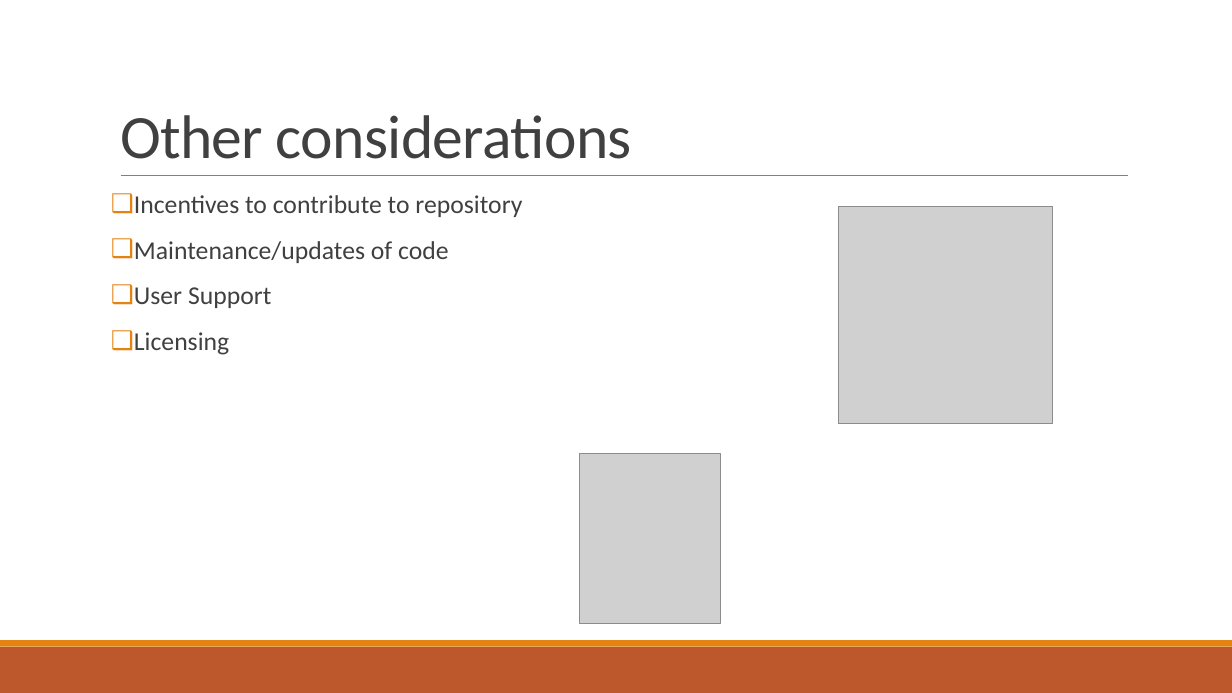
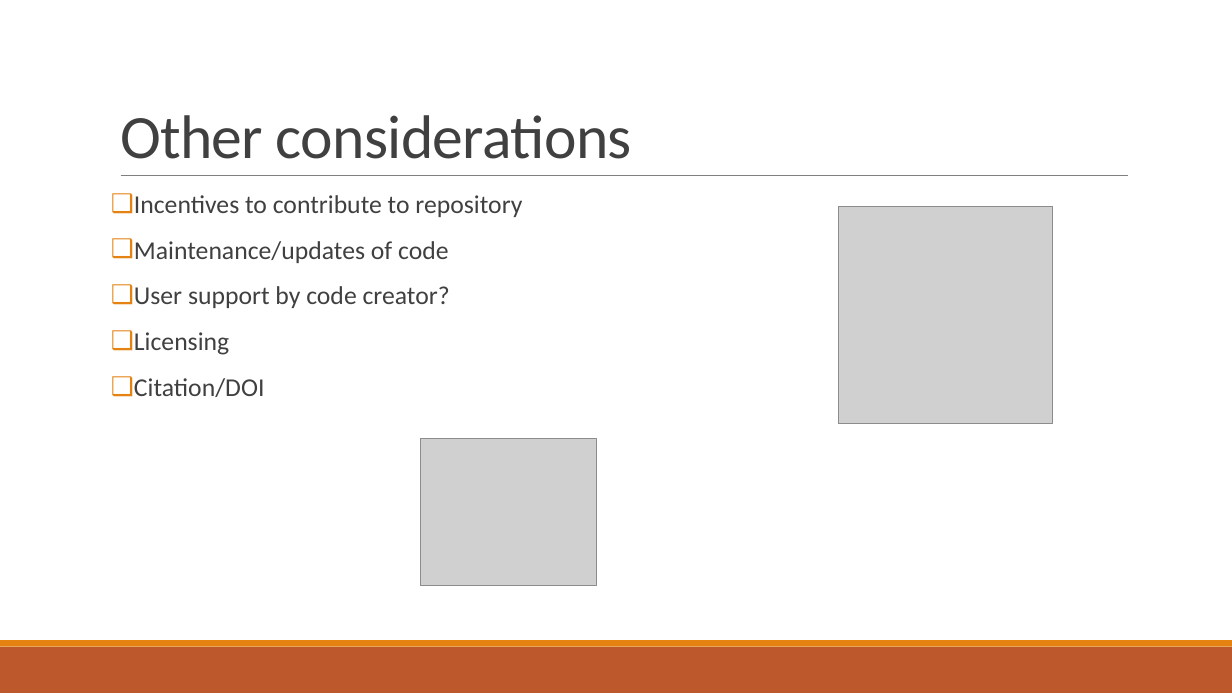
Before and after one commit to vanderbi/codeLibrary, a slide deck: slide 9 of Building an Information Management Code Library.pptx. Drawn at 1232x693 pixels with LibreOffice and Linux fonts; fonts in the diff are those of the drawing; grey boxes stand for pictures; background and template pictures are left out. Boxes give left, top, right and bottom in pixels: in the first picture for what was removed or moved away, otherwise in the second. Text is boxed around its words. In the diff, an @@ line names an element or a change of style, - is before the commit and + after.

```diff
--- a/Building an Information Management Code Library.pptx
+++ b/Building an Information Management Code Library.pptx
@@ text at bbox=[134, 286, 450, 308]: text changed @@
-❑ User Support
+❑ User support by code creator?
@@ text at bbox=[134, 378, 265, 397]: paragraph added @@
+❑ Citation/DOI
@@ picture added at bbox=[421, 438, 596, 586] @@
@@ picture removed at bbox=[579, 454, 721, 623] @@
```
Also in this commit, not shown: 5 other slides changed.
